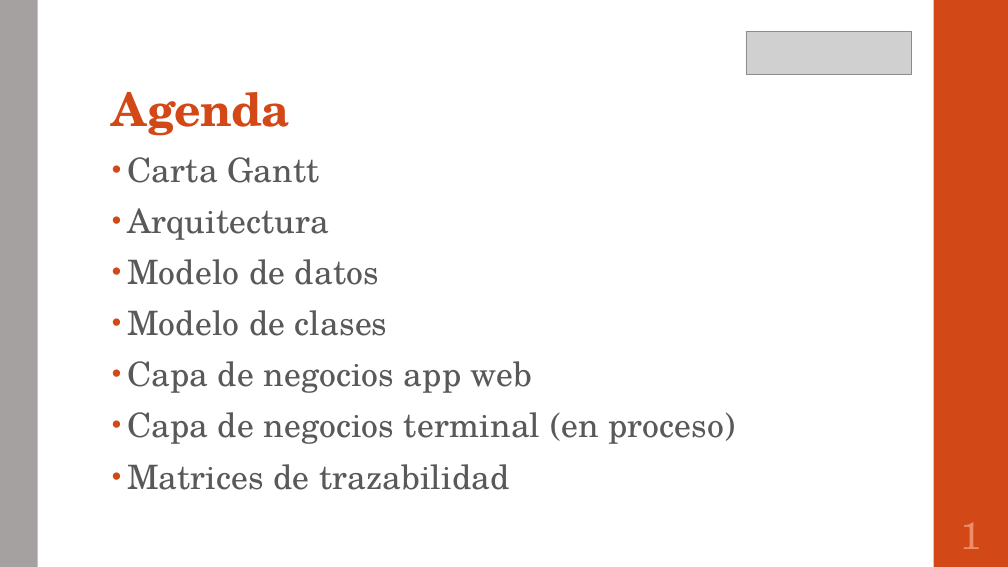
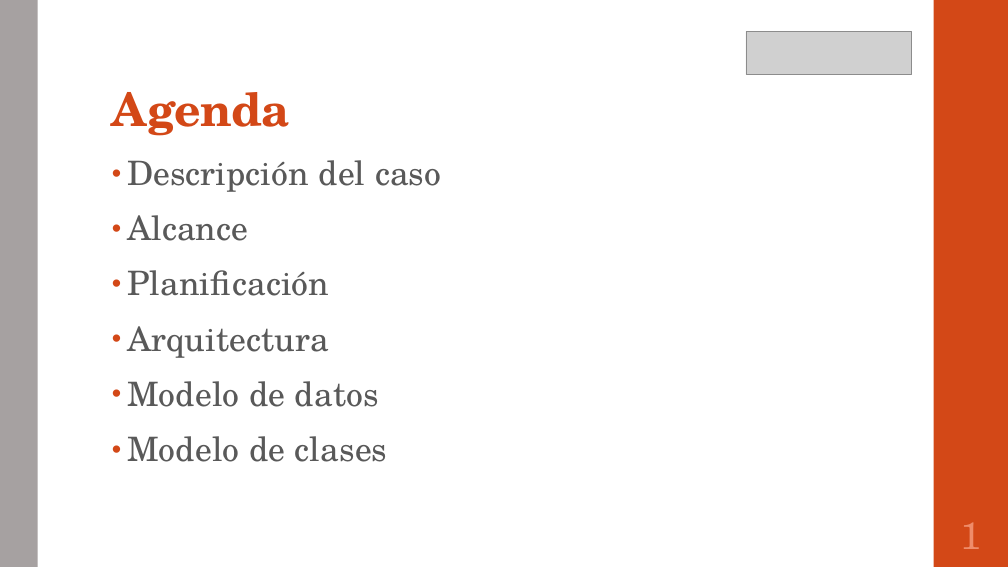
Before and after one commit to portafolio2016/hipocrates, a slide deck: slide 2 of presentación lunes 24 octubre 2016.pptx. Drawn at 1008x567 pixels with LibreOffice and Linux fonts; fonts in the diff are those of the drawing; grey boxes stand for pictures. Boxes give left, top, right and bottom in pixels: in the first picture for what was removed or moved away, otherwise in the second. Text is boxed around its words. In the diff, an @@ line names an element or a change of style, - is before the commit and + after.

```diff
--- a/presentación lunes 24 octubre 2016.pptx
+++ b/presentación lunes 24 octubre 2016.pptx
@@ text at [127, 160, 441, 296]: text changed @@
-• Carta Gantt
+• Descripción del caso
+• Alcance
+• Planificación
@@ text at [127, 326, 388, 462]: line spacing 0.85 to 0.95 @@
@@ text at [127, 361, 735, 490]: paragraphs removed @@
-• Capa de negocios app web
-• Capa de negocios terminal (en proceso)
-• Matrices de trazabilidad
```
Also in this commit, not shown: 1 other slide changed, 4 slides added, 4 slides removed.
